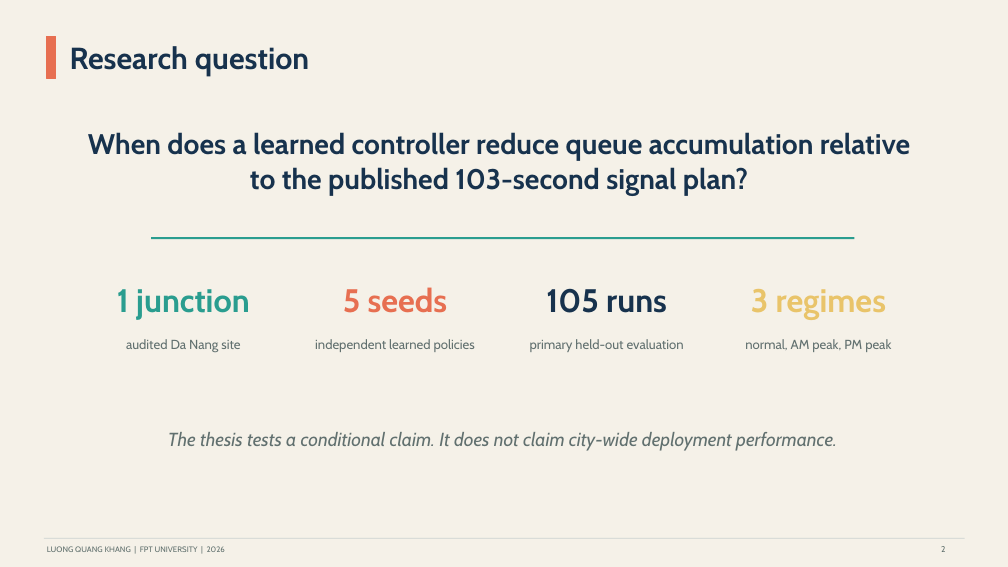
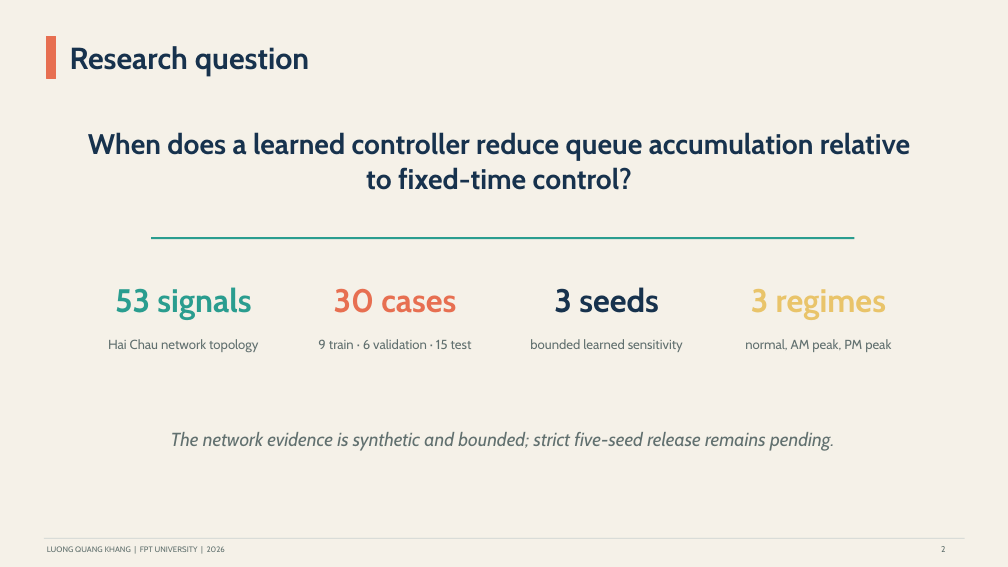
Before and after one commit to khanglqse/Thesis, a slide deck: slide 2 of presentation/thesis_defense_danang.pptx. Drawn at 1008x567 pixels with LibreOffice and Linux fonts; fonts in the diff are those of the drawing. Boxes give left, top, right and bottom in pixels: in the first picture for what was removed or moved away, otherwise in the second. Text is boxed around its words. In the diff, an @@ line names an element or a change of style, - is before the commit and + after.

Commit message:
Align thesis and defense with bounded network evidence

```diff
--- a/presentation/thesis_defense_danang.pptx
+++ b/presentation/thesis_defense_danang.pptx
@@ text at <box>88,132,910,190</box>: text changed @@
-When does a learned controller reduce queue accumulation relative to the published 103-second signal plan?
+When does a learned controller reduce queue accumulation relative to fixed-time control?
@@ text at <box>115,287,251,320</box>: text changed @@
-1 junction
+53 signals
@@ text at <box>334,289,456,313</box>: text changed @@
-5 seeds
+30 cases
@@ text at <box>554,287,659,313</box>: text changed @@
-105 runs
+3 seeds
@@ text at <box>108,339,258,352</box>: text changed @@
-audited Da Nang site
+Hai Chau network topology
@@ text at <box>318,339,472,349</box>: text changed @@
-independent learned policies
+9 train · 6 validation · 15 test
@@ text at <box>530,339,683,352</box>: text changed @@
-primary held-out evaluation
+bounded learned sensitivity
@@ text at <box>171,432,834,451</box>: text changed @@
-The thesis tests a conditional claim. It does not claim city-wide deployment performance.
+The network evidence is synthetic and bounded; strict five-seed release remains pending.
```
Also in this commit, not shown: 10 other slides changed, 6 other files.
